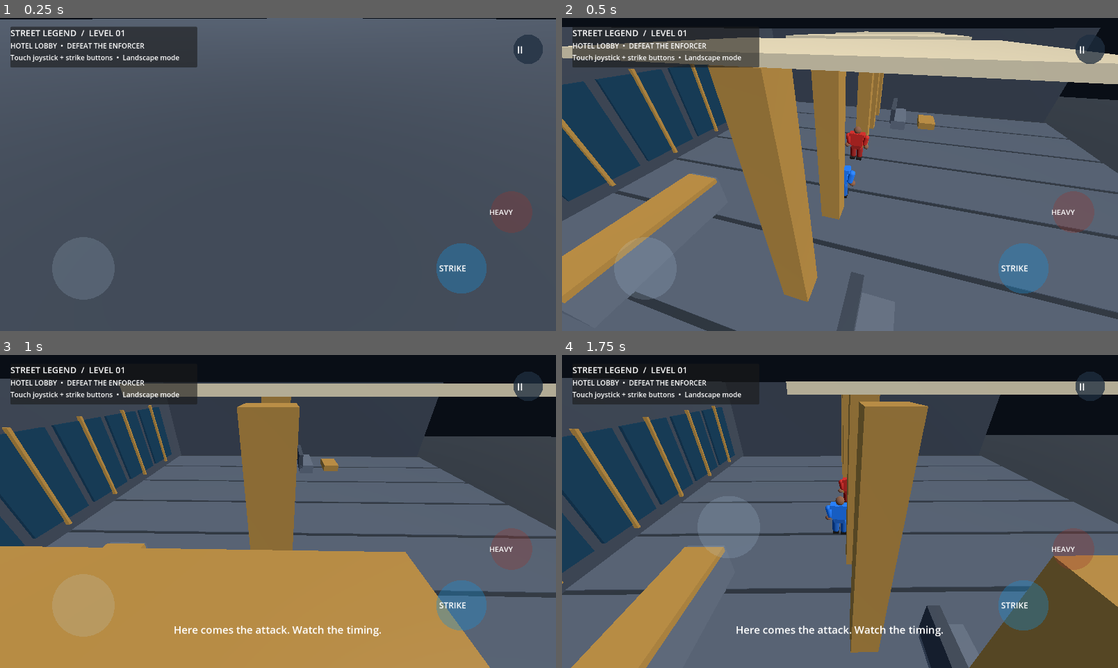
Above: before the commit, frames 1-4 (two rows, left to right).
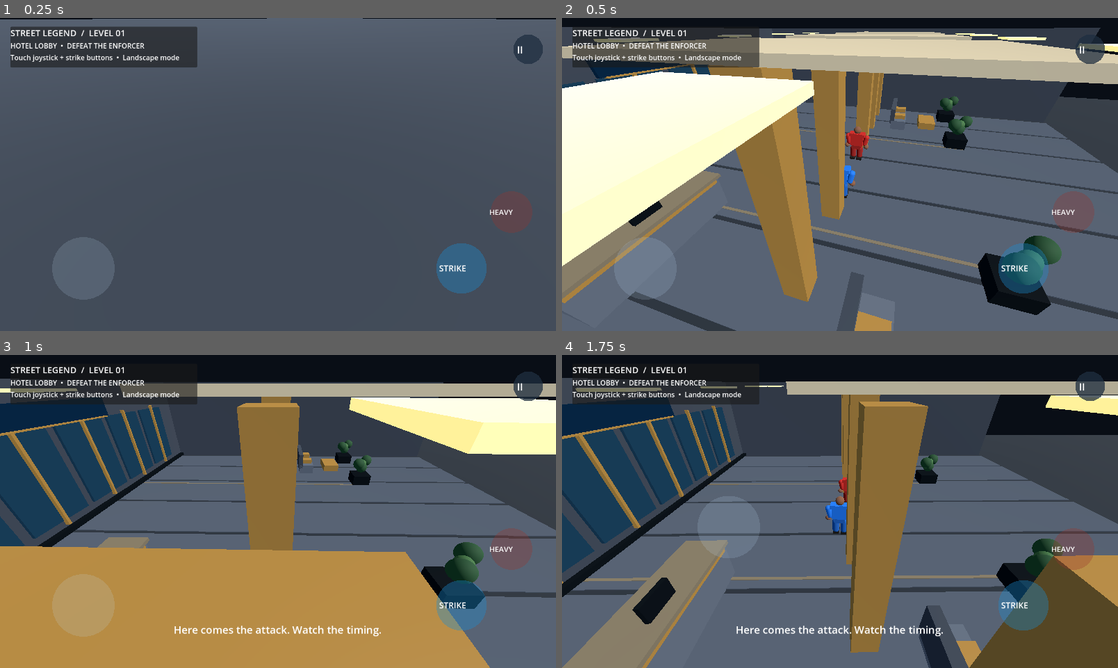
Above: after the commit, the same moments.

Repository: bensonwanimo92-coder/CHENJENI-FRIENDS
Game: Godot game, scene res://scenes/main.tscn
Two runs of this game, one before a commit and one after it. Both use one fixed random seed, a clock stepped at 60 frames per second and the inputs below.
Inputs (mouse positions are in pixels of both pictures, inside the frame that each line leads up to):
- Up to frame 1 (0.25 s): no input
- Up to frame 2 (0.5 s): no input
- Up to frame 3 (1 s): tap Enter (ui_accept) at 0.5, 0.77 s; move the mouse to (400, 495) at 0.52 s; hold D (move_right) from 0.53 s (still down); tap Space (attack) at 0.6 s; click (400, 495) at 0.67 s
- Up to frame 4 (1.75 s): release D (move_right) at 1.25 s; drag from (728, 527) to (812, 574) at 1.27 s

Frame 1 is identical in both runs. In frame 2, 22% of the frame differs, in the area x 0-100%, y 4-100%; in frame 3, 9.5%; in frame 4, 10%.

Commit message:
Dress 3D hotel and pursuit environment with layered details

Diff:
--- a/StreetLegendGodot/scripts/main.gd
+++ b/StreetLegendGodot/scripts/main.gd
@@ -319,6 +319,58 @@
 		for x in [-6,6]:
 			_add_box("Corridor support", Vector3(0.6,4,0.6), Vector3(x,2.0,z), stone)
 		_add_box("Corridor crossbeam", Vector3(12,0.35,0.5), Vector3(0,4,z), gold)
+
+	# Environment dressing: hotel trim, lighting, foliage, entrance and roadway details.
+	var trim := _mat(Color(0.48, 0.43, 0.34), 0.38)
+	var dark := _mat(Color(0.055, 0.075, 0.09), 0.3)
+	var foliage := _mat(Color(0.12, 0.28, 0.16), 0.85)
+	var leaf_light := _mat(Color(0.22, 0.39, 0.21), 0.8)
+	var signage := _mat(Color(0.04, 0.14, 0.23), 0.25)
+	_add_box("Lobby cornice", Vector3(22, 0.35, 0.8), Vector3(0, 5.55, -10.2), trim)
+	_add_box("Lobby baseboard", Vector3(21.8, 0.22, 0.25), Vector3(0, 0.18, -9.55), dark)
+	_add_box("Entrance frame left", Vector3(0.45, 4.2, 0.65), Vector3(-3.8, 2.1, -10.4), trim)
+	_add_box("Entrance frame right", Vector3(0.45, 4.2, 0.65), Vector3(3.8, 2.1, -10.4), trim)
+	_add_box("Entrance header", Vector3(8.0, 0.45, 0.65), Vector3(0, 4.25, -10.4), trim)
+	_add_box("Lobby sign backing", Vector3(5.8, 0.85, 0.18), Vector3(0, 4.85, -9.25), signage)
+	_add_box("Lobby sign accent", Vector3(5.4, 0.06, 0.2), Vector3(0, 4.42, -9.18), gold)
+	for x in [-4.0, 4.0]:
+		_add_box("Floor brass inlay", Vector3(0.12, 0.025, 18), Vector3(x, 0.04, -3.0), trim)
+	var glow := StandardMaterial3D.new()
+	glow.albedo_color = Color(0.96, 0.83, 0.62)
+	glow.emission_enabled = true
+	glow.emission = Color(0.9, 0.65, 0.35)
+	glow.emission_energy_multiplier = 1.3
+	for x in [-8, -4, 0, 4, 8]:
+		for z in [-5, 1, 5]:
+			_add_box("Downlight", Vector3(0.9, 0.06, 0.9), Vector3(x, 5.72, z), glow)
+	for x in [-9.0, 9.0, -4.5, 4.5]:
+		_add_box("Lobby planter", Vector3(1.1, 0.65, 1.1), Vector3(x, 0.33, 5.5), dark)
+		for offset in [-0.35, 0.0, 0.35]:
+			_add_sphere("Plant leaf cluster", Vector3(x + offset, 1.1 + abs(offset), 5.5 + offset), 0.34, foliage)
+			_add_sphere("Plant highlight", Vector3(x - offset, 1.35, 5.5 - offset), 0.26, leaf_light)
+	_add_box("Reception countertop", Vector3(4.8, 0.12, 1.35), Vector3(-6, 1.38, -5), trim)
+	_add_box("Reception monitor", Vector3(0.8, 0.5, 0.12), Vector3(-6, 1.75, -4.7), dark)
+	for x in [-8.3, -6.8, 6.8, 8.3]:
+		_add_box("Seat cushion accent", Vector3(0.55, 0.45, 0.85), Vector3(x, 0.68, 2), gold)
+	for z in [-16, -22, -28, -34, -40]:
+		_add_box("Corridor window", Vector3(2.8, 2.6, 0.08), Vector3(-8.0, 2.0, z), glass)
+		_add_box("Corridor window frame", Vector3(0.12, 2.9, 0.15), Vector3(-8.0, 2.0, z), trim)
+	_add_box("Road curb left", Vector3(0.5, 0.3, 64), Vector3(-13.5, 0.15, -54), dark)
+	_add_box("Road curb right", Vector3(0.5, 0.3, 64), Vector3(13.5, 0.15, -54), dark)
+	var lane_mat := _mat(Color(0.75, 0.72, 0.62), 0.8)
+	for z in range(-44, -112, -8):
+		_add_box("Road lane marker", Vector3(0.22, 0.025, 3.0), Vector3(0, 0.03, z), lane_mat)
+
+func _add_sphere(label: String, location: Vector3, radius: float, material: Material) -> void:
+	var instance := MeshInstance3D.new()
+	instance.name = label
+	var mesh := SphereMesh.new()
+	mesh.radius = radius
+	mesh.height = radius * 2.0
+	instance.mesh = mesh
+	instance.position = location
+	instance.material_override = material
+	add_child(instance)
 
 func _mat(color: Color, roughness: float) -> StandardMaterial3D:
 	var material := StandardMaterial3D.new()
